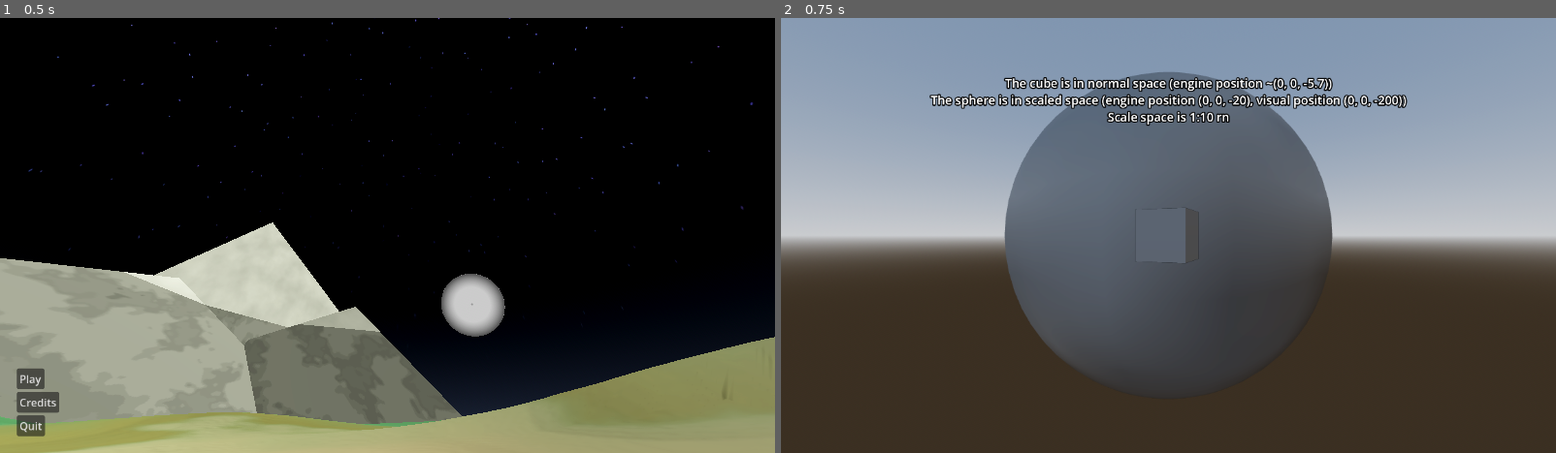
Above: before the commit, frames 1-2 (left to right).
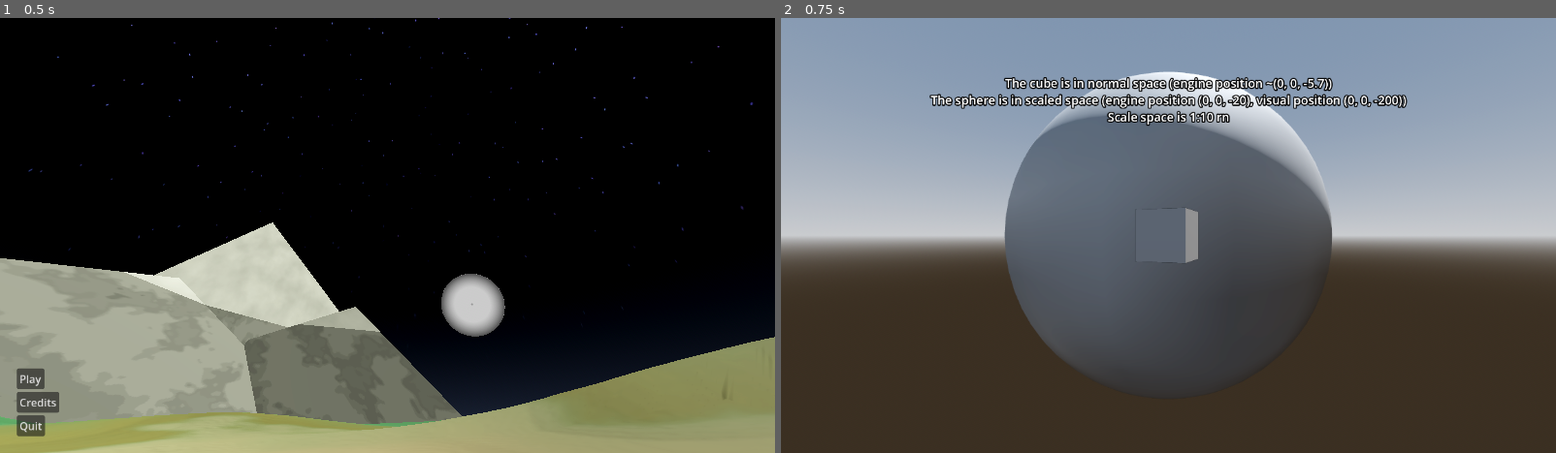
Above: after the commit, the same moments.

Repository: Ortley/black-hole-stars
Game: Godot game, scene res://scene/init.tscn
The game is run twice, just before and just after one commit, with the same random seed, the same clock (stepped at 60 frames per second) and the same inputs.
Inputs:
- Up to frame 1 (0.5 s): no input
- Up to frame 2 (0.75 s): click "Play" at 0.5 s

Frame 1 is identical in both runs. In frame 2, 2.7% of the frame differs, in the area x 32-72%, y 12-57%.

Commit message:
Create the smartmobile

Diff:
--- a/scene/game.tscn
+++ b/scene/game.tscn
@@ -75,6 +75,66 @@
 tonemap_mode = 2
 glow_enabled = true
 
+[sub_resource type="Gradient" id="Gradient_5kiuu"]
+interpolation_mode = 1
+offsets = PackedFloat32Array(0, 0.19148937, 0.36879432, 0.5460993, 0.73049647, 0.8652482)
+colors = PackedColorArray(0, 0, 0, 1, 0.27659574, 0.27659574, 0.27659574, 1, 0.6524823, 0.6524823, 0.6524823, 1, 1, 1, 1, 1, 0.6524823, 0.6524823, 0.6524823, 1, 0.27659574, 0.27659574, 0.27659574, 1)
+
+[sub_resource type="GradientTexture2D" id="GradientTexture2D_dbls1"]
+gradient = SubResource("Gradient_5kiuu")
+fill_to = Vector2(0, 1)
+
+[sub_resource type="StandardMaterial3D" id="StandardMaterial3D_xwcet"]
+albedo_color = Color(0, 1, 1, 1)
+albedo_texture = SubResource("GradientTexture2D_dbls1")
+uv1_scale = Vector3(-14.045, -14.045, -14.045)
+uv1_triplanar = true
+uv1_triplanar_sharpness = 0.9854254
+
+[sub_resource type="Gradient" id="Gradient_n4st5"]
+interpolation_mode = 1
+offsets = PackedFloat32Array(0, 0.44680852, 0.5460993, 0.6241135)
+colors = PackedColorArray(0.78014183, 0.78014183, 0.78014183, 1, 0.5649613, 0.56496173, 0.5649616, 1, 0.3403389, 0.34033948, 0.34033912, 1, 1, 1, 1, 1)
+
+[sub_resource type="FastNoiseLite" id="FastNoiseLite_5kiuu"]
+seed = 1104
+fractal_octaves = 1
+domain_warp_enabled = true
+domain_warp_frequency = -0.05
+domain_warp_fractal_octaves = 1
+
+[sub_resource type="NoiseTexture2D" id="NoiseTexture2D_dbls1"]
+noise = SubResource("FastNoiseLite_5kiuu")
+color_ramp = SubResource("Gradient_n4st5")
+seamless = true
+
+[sub_resource type="StandardMaterial3D" id="StandardMaterial3D_33cqm"]
+albedo_color = Color(0.40069774, 0.40069774, 0.40069768, 1)
+albedo_texture = SubResource("NoiseTexture2D_dbls1")
+uv1_scale = Vector3(0.445, 0.445, 0.445)
+uv1_triplanar = true
+uv1_triplanar_sharpness = 150.0
+
+[sub_resource type="Gradient" id="Gradient_dbls1"]
+interpolation_mode = 2
+offsets = PackedFloat32Array(0, 0.15602838, 0.30496454)
+colors = PackedColorArray(0, 0, 0, 1, 0.5, 0.5, 0.5, 1, 1, 1, 1, 1)
+
+[sub_resource type="FastNoiseLite" id="FastNoiseLite_33cqm"]
+seed = 1449
+fractal_octaves = 1
+
+[sub_resource type="NoiseTexture2D" id="NoiseTexture2D_xwcet"]
+noise = SubResource("FastNoiseLite_33cqm")
+color_ramp = SubResource("Gradient_dbls1")
+seamless = true
+
+[sub_resource type="StandardMaterial3D" id="StandardMaterial3D_p1ry8"]
+albedo_color = Color(0, 0.22666664, 0.8, 1)
+albedo_texture = SubResource("NoiseTexture2D_xwcet")
+uv1_triplanar = true
+uv1_triplanar_sharpness = 150.0
+
 [node name="Game" type="Node3D" unique_id=1835963098]
 
 [node name="SpaceManager" type="Node" parent="." unique_id=1155875696]
@@ -85,6 +145,7 @@
 
 [node name="DirectionalLight3D" type="DirectionalLight3D" parent="." unique_id=962128160]
 transform = Transform3D(-0.8660254, -0.43301278, 0.25, 0, 0.49999997, 0.86602545, -0.50000006, 0.75, -0.43301266, 0, 0, 0)
+layers = 4294967295
 shadow_enabled = true
 
 [node name="World" type="Node3D" parent="." unique_id=2006646868]
@@ -155,6 +216,98 @@
 text = "The cube is in normal space (engine position ~(0, 0, -5.7))
 The sphere is in scaled space (engine position (0, 0, -20), visual position (0, 0, -200))
 Scale space is 1:10 rn"
+
+[node name="Smartmobile" type="Node3D" parent="World/Normal" unique_id=2107750140 groups=["space_bodies"]]
+transform = Transform3D(1, 0, 0, 0, 1, 0, 0, 0, 1, -5.517083, 3.853245, 7.390007)
+
+[node name="CSGSphere3D2" type="CSGSphere3D" parent="World/Normal/Smartmobile" unique_id=432642798]
+transform = Transform3D(2, 0, 0, 0, 0.5, 0, 0, 0, 4, 0, 0.099999905, 1.2335825)
+layers = 2
+material_override = SubResource("StandardMaterial3D_xwcet")
+radial_segments = 4
+smooth_faces = false
+
+[node name="Hull" type="CSGCombiner3D" parent="World/Normal/Smartmobile" unique_id=345970223]
+layers = 2
+material_override = SubResource("StandardMaterial3D_33cqm")
+
+[node name="CSGBox3D" type="CSGBox3D" parent="World/Normal/Smartmobile/Hull" unique_id=1159635608]
+transform = Transform3D(1, 0, 0, 0, 1, 0, 0, 0, 1, 0, -0.049999952, 0)
+size = Vector3(6, 0.3, 8)
+
+[node name="CSGSphere3D" type="CSGSphere3D" parent="World/Normal/Smartmobile/Hull" unique_id=443479359]
+transform = Transform3D(4, 0, 0, 0, 1, 0, 0, 0, 8, 0, 0, 0)
+operation = 1
+radial_segments = 4
+rings = 2
+smooth_faces = false
+
+[node name="CSGBox3D3" type="CSGBox3D" parent="World/Normal/Smartmobile/Hull" unique_id=590358602]
+transform = Transform3D(1, 0, 0, 0, 1, 0, 0, 0, 1, 0, -0.049999952, 2.0500002)
+size = Vector3(1.4, 0.3, 3.8)
+
+[node name="CSGBox3D2" type="CSGBox3D" parent="World/Normal/Smartmobile/Hull" unique_id=1436225140]
+transform = Transform3D(1, 0, 0, 0, 1, 0, 0, 0, 1, 0, 0, 3.8500004)
+operation = 2
+size = Vector3(1, 1, 1.3000001)
+
+[node name="CSGBox3D5" type="CSGBox3D" parent="World/Normal/Smartmobile/Hull" unique_id=789529193]
+transform = Transform3D(0.9330128, 0.25881907, 0.25000003, -0.25, 0.9659258, -0.0669873, -0.25881907, 0, 0.96592593, -1.0905867, 0, 3.5119267)
+operation = 2
+size = Vector3(1, 1, 2)
+
+[node name="CSGBox3D4" type="CSGBox3D" parent="World/Normal/Smartmobile/Hull" unique_id=1731533626]
+transform = Transform3D(0.9330128, -0.25881907, -0.25000003, 0.25, 0.9659258, -0.0669873, 0.25881907, 0, 0.96592593, 1.0905867, 0, 3.5119267)
+operation = 2
+size = Vector3(1, 1, 2)
+
+[node name="Hardware" type="CSGCombiner3D" parent="World/Normal/Smartmobile" unique_id=821620855]
+material_override = SubResource("StandardMaterial3D_p1ry8")
+
+[node name="CSGSphere3D" type="CSGSphere3D" parent="World/Normal/Smartmobile/Hardware" unique_id=785333703]
+transform = Transform3D(1, 0, 0, 0, 0.74118745, 0, 0, 0, 1, 0, -0.0145196915, -2)
+
+[node name="CSGCylinder3D" type="CSGCylinder3D" parent="World/Normal/Smartmobile/Hardware" unique_id=1201866832]
+transform = Transform3D(1, 0, 0, 0, 1, 0, 0, 0, 1, -1, -0.030083656, 0.5999999)
+radius = 0.1
+height = 0.6
+
+[node name="CSGCylinder3D2" type="CSGCylinder3D" parent="World/Normal/Smartmobile/Hardware" unique_id=2008128553]
+transform = Transform3D(1, 0, 0, 0, 1, 0, 0, 0, 1, 1, -0.030083656, 0.5999999)
+radius = 0.1
+height = 0.6
+
+[node name="CSGCylinder3D3" type="CSGCylinder3D" parent="World/Normal/Smartmobile/Hardware" unique_id=963347249]
+transform = Transform3D(1, 0, 0, 0, 1, 0, 0, 0, 1, 0.5999999, -0.030083656, -1.0999999)
+radius = 0.1
+height = 0.6
+
+[node name="CSGCylinder3D4" type="CSGCylinder3D" parent="World/Normal/Smartmobile/Hardware" unique_id=1397006550]
+transform = Transform3D(1, 0, 0, 0, 1, 0, 0, 0, 1, -0.5999999, -0.030083656, -1.0999999)
+radius = 0.1
+height = 0.6
+
+[node name="CSGCylinder3D5" type="CSGCylinder3D" parent="World/Normal/Smartmobile/Hardware" unique_id=1188750701]
+transform = Transform3D(1, 0, 0, 0, 1.3113416e-07, -1, 0, 1, 1.3113416e-07, 0, 0, 3.5500011)
+radius = 0.3
+height = 0.5
+cone = true
+
+[node name="CSGCylinder3D8" type="CSGCylinder3D" parent="World/Normal/Smartmobile/Hardware" unique_id=1227727799]
+transform = Transform3D(1, 0, 0, 0, -4.371138e-08, 1, 0, -1, -4.371138e-08, 0, 0, 2.6281252)
+radius = 0.3
+height = 1.3687501
+
+[node name="CSGCylinder3D6" type="CSGCylinder3D" parent="World/Normal/Smartmobile/Hardware" unique_id=45841199]
+transform = Transform3D(1, 0, 0, 0, 1.3113416e-07, -1, 0, 1, 1.3113416e-07, 0, 0, 3.5500011)
+radius = 0.2
+height = 0.5
+
+[node name="CSGCylinder3D7" type="CSGCylinder3D" parent="World/Normal/Smartmobile/Hardware" unique_id=1026131031]
+transform = Transform3D(1, 0, 0, 0, 1.3113416e-07, -1, 0, 1, 1.3113416e-07, 0, 0, 3.9250011)
+radius = 0.2
+height = 1.25
+cone = true
 
 [node name="Scaled" type="CanvasLayer" parent="." unique_id=120549414]
 
